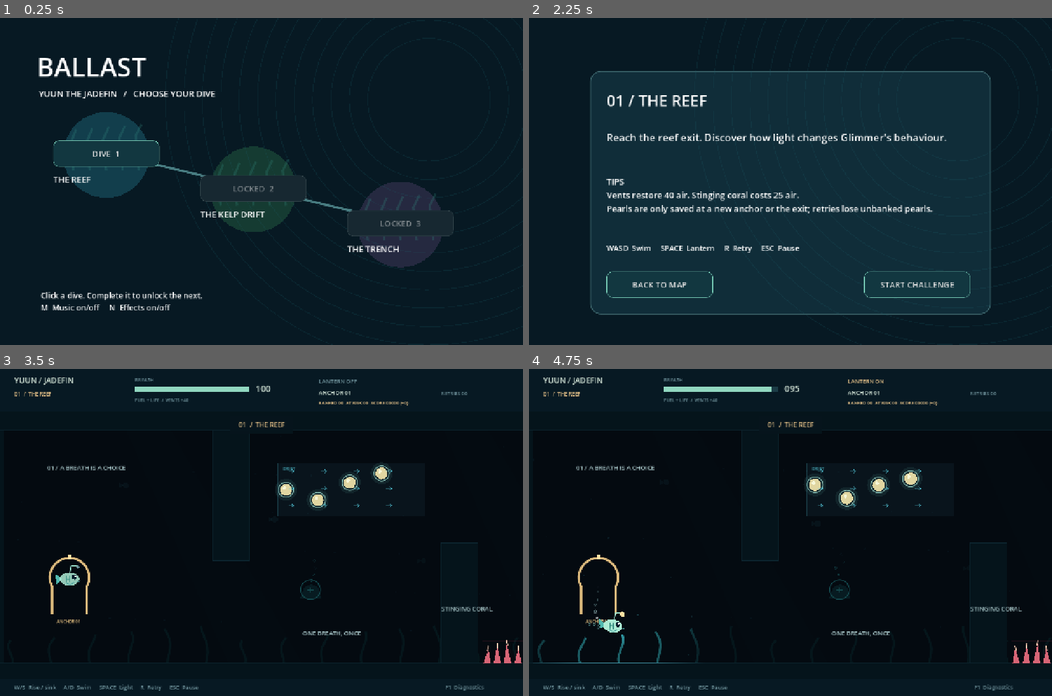
Above: before the commit, frames 1-4 (two rows, left to right).
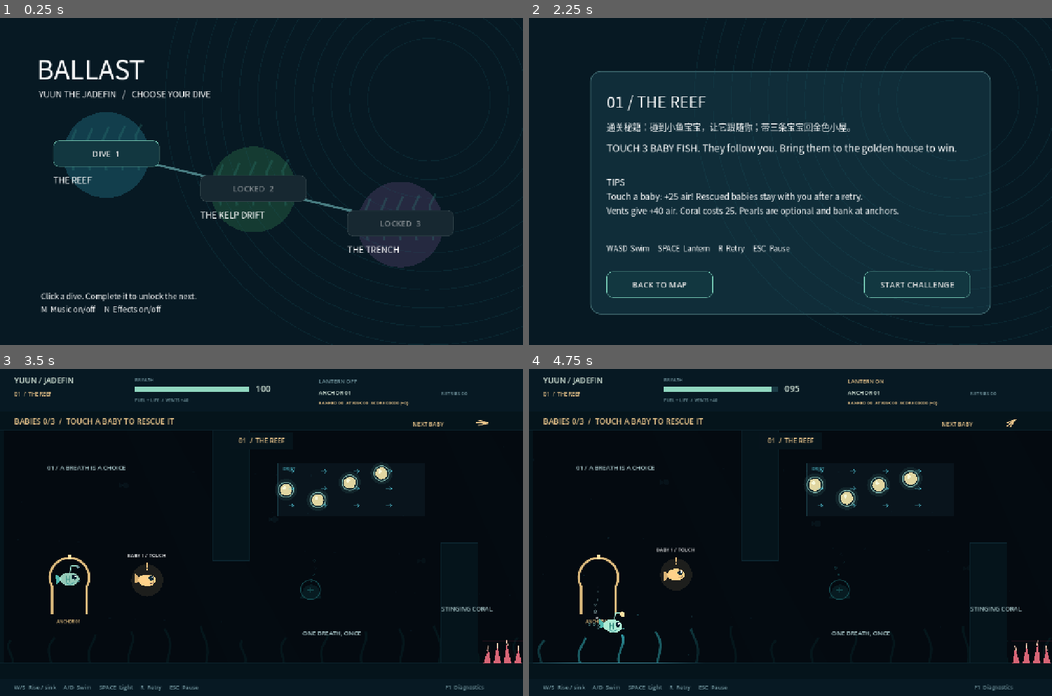
Above: after the commit, the same moments.

Repository: yhan3-ctrl/ballast
Game: Godot game, scene res://scenes/Main.tscn
The game is run twice, just before and just after one commit, with the same random seed, the same clock (stepped at 60 frames per second) and the same inputs. Sound files missing from this copy of the repository are replaced by a short silence.
Inputs:
- Up to frame 1 (0.25 s): no input
- Up to frame 2 (2.25 s): click "DIVE 1" at 0.5 s; click "BACK TO MAP" at 1.25 s; tap A (left) at 2 s; hold D (right) from 2.03 s (still down); hold Enter (start) from 2.03 s (still down)
- Up to frame 3 (3.5 s): release D (right) at 2.75 s; release Enter (start) at 2.75 s; click "START CHALLENGE" at 2.75 s
- Up to frame 4 (4.75 s): hold S (down) 3.53-4.28 s; tap Space (lantern) at 3.6 s; tap Enter (start) at 3.8 s; hold D (right) from 4.28 s (still down); hold Enter (start) from 4.28 s (still down)

The runs differ from the first frame. In frame 1, 2.2% of the frame differs, in the area x 7-77%, y 12-91%; in frame 2, 4.9%, in the area x 14-82%, y 23-73%; in frame 3, 1.2%; in frame 4, 1.2%.

Commit message:
feat: make baby rescue the visible objective and reward flow gliding

Diff:
--- a/project.godot
+++ b/project.godot
@@ -11,7 +11,7 @@
 [application]
 
 config/name="Ballast"
-config/version="0.7.0"
+config/version="0.8.0"
 run/main_scene="res://scenes/Main.tscn"
 config/features=PackedStringArray("4.7", "GL Compatibility")
 config/icon="res://assets/icon.svg"
--- /dev/null
+++ b/scripts/baby_fish.gd
@@ -0,0 +1,34 @@
+extends Node2D
+var rescued: bool = false
+var clock: float = 0.0
+var number: int = 1
+var tint := Color("ffd28a")
+var origin := Vector2.ZERO
+
+func _ready() -> void:
+	origin = position
+	var mat := CanvasItemMaterial.new()
+	mat.light_mode = CanvasItemMaterial.LIGHT_MODE_UNSHADED
+	material = mat
+	z_index = 8
+
+func _process(delta: float) -> void:
+	clock += delta
+	if not rescued:
+		position = origin + Vector2(0, sin(clock * 2.5) * 7)
+	queue_redraw()
+
+func _draw() -> void:
+	var wag := sin(clock * 7) * 5
+	draw_circle(Vector2.ZERO, 39 if not rescued else 22, Color(tint, 0.10))
+	draw_colored_polygon(PackedVector2Array([Vector2(-13, 0), Vector2(-30, -13 + wag), Vector2(-30, 13 + wag)]), tint.darkened(0.15))
+	draw_set_transform(Vector2.ZERO, 0, Vector2(1.25, 0.85))
+	draw_circle(Vector2.ZERO, 17, tint)
+	draw_set_transform(Vector2.ZERO)
+	draw_circle(Vector2(10, -5), 6, Color("102c39"))
+	draw_circle(Vector2(12, -7), 2, Color.WHITE)
+	draw_arc(Vector2(10, 3), 5, 0.1, 2.1, 10, Color("614b48"), 1.5, true)
+	if not rescued:
+		draw_line(Vector2(0, -43), Vector2(0, -32), tint, 3, true)
+		draw_circle(Vector2(0, -26), 2, tint)
+		draw_string(ThemeDB.fallback_font, Vector2(-48, -57), "BABY %d / TOUCH" % number, HORIZONTAL_ALIGNMENT_LEFT, -1, 12, Color.WHITE)
--- a/scripts/chapter_menu.gd
+++ b/scripts/chapter_menu.gd
@@ -1,9 +1,9 @@
 extends Control
 var world
 const TITLES = ["THE REEF", "THE KELP DRIFT", "THE TRENCH"]
-const GOALS = ["Reach the reef exit. Discover how light changes Glimmer's behaviour.", "Cross the kelp. Choose between a current-assisted route and pearl detours.", "Cross the narrow passes, then ride the rising current home."]
+const GOALS = ["TOUCH 3 BABY FISH. They follow you. Bring them to the golden house to win.", "Rescue 3 babies along the upper and lower routes. Bring them to the golden house.", "Find 3 babies in the trench. Ride the rising current and bring them home."]
 const TIPS = [
-	"Vents restore 40 air. Stinging coral costs 25 air.\nPearls are only saved at a new anchor or the exit; retries lose unbanked pearls.",
+	"Touch a baby: +25 air! Rescued babies stay with you after a retry.\nVents give +40 air. Coral costs 25. Pearls are optional and bank at anchors.",
 	"Glide with the current to save air; swimming against it costs more.\nLight attracts Glimmer. Darkness makes it return, but contact is still fatal.",
 	"Use light to draw Glimmer away, then turn it off before passing.\nAir also drains while idle: plan at the pause screen if you need time."
 ]
@@ -18,6 +18,10 @@
 	label.size = size
 	label.autowrap_mode = TextServer.AUTOWRAP_WORD_SMART
 	label.add_theme_font_size_override("font_size", font_size)
+	var ui_font := SystemFont.new()
+	ui_font.font_names = PackedStringArray(["Noto Sans CJK SC", "PingFang SC", "Microsoft YaHei", "Arial"])
+	ui_font.allow_system_fallback = true
+	label.add_theme_font_override("font", ui_font)
 	label.mouse_filter = Control.MOUSE_FILTER_IGNORE
 	add_child(label)
 
@@ -48,9 +52,9 @@
 	if not visible:
 		return
 	if world.finished:
-		label_at("DIVE COMPLETE" if world.test_room else "CHAPTER %d COMPLETE" % (world.level_index + 1), Vector2(200, 170), Vector2(880, 70), 40)
+		label_at("DIVE COMPLETE" if world.test_room else "ALL 3 BABIES ARE HOME!", Vector2(200, 170), Vector2(880, 70), 40)
 		label_at("TIME  %02d:%02d    RETRIES  %d\n\nPEARLS  %d / %d    SCORE  %d" % [int(world.elapsed) / 60, int(world.elapsed) % 60, world.deaths, world.collected_pearls, world.total_pearls, world.score], Vector2(200, 285), Vector2(880, 180), 26)
-		label_at("Practice complete. Try the chapter map." if world.test_room else (["The reef is behind you. The kelp route is now open.", "The kelp is crossed. The trench route is now open.", "Home  …(105 unchanged characters)…
+		label_at("Practice complete. Try the chapter map." if world.test_room else (["Three little fish are safe. The kelp route is now open.", "Three more fish are safe. The trench route is now open.", "Home  …(105 unchanged characters)…
 		button_at("MAP", Vector2(200, 560), world.to_menu)
 		button_at("PLAY AGAIN", Vector2(510, 560), func():
 			if world.test_room:
@@ -62,7 +66,8 @@
 	elif world.intro_chapter >= 0:
 		var chapter: int = world.intro_chapter
 		label_at("%02d / %s" % [chapter + 1, TITLES[chapter]], Vector2(190, 175), Vector2(900, 65), 38)
-		label_at(GOALS[chapter], Vector2(190, 275), Vector2(880, 80), 25)
+		label_at("通关秘籍：碰到小鱼宝宝，让它跟随你；带三条宝宝回金色小屋。", Vector2(190, 250), Vector2(880, 40), 21)
+		label_at(GOALS[chapter], Vector2(190, 300), Vector2(880, 80), 24)
 		label_at("TIPS\n" + TIPS[chapter], Vector2(190, 385), Vector2(880, 145), 21)
 		label_at("WASD  Swim     SPACE  Lantern     R  Retry     ESC  Pause", Vector2(190, 550), Vector2(900, 35), 18)
 		button_at("BACK TO MAP", Vector2(190, 620), world.to_menu)
@@ -95,6 +100,13 @@
 			for j in range(5):
 				var base := center + Vector2(-80 + j * 40, 38)
 				draw_polyline(PackedVector2Array([base, base + Vector2(-8, -65 - j * 5), base + Vector2(6, -100 - j * 3)]), Color(0.2, 0.55, 0.5, 0.25), 5, true)
+	if world.finished and not world.test_room:
+		for i in range(3):
+			var point := Vector2(300 + i * 85, 252)
+			var color: Color = [Color("ffd28a"), Color("ffaaa5"), Color("bcaeff")][i]
+			draw_circle(point, 16, color)
+			draw_colored_polygon(PackedVector2Array([point + Vector2(-12, 0), point + Vector2(-30, -12), point + Vector2(-30, 12)]), color)
+			draw_circle(point + Vector2(7, -4), 4, Color("102c39"))
 	for i in range(12):
 		draw_arc(Vector2(1050, 200), 150 + i * 45, 0, TAU, 100, Color(0.1, 0.35, 0.4, 0.2), 2)
 	if world.menu and world.intro_chapter < 0:
--- /dev/null
+++ b/scripts/home.gd
@@ -0,0 +1,23 @@
+extends Node2D
+var world
+var clock: float = 0.0
+func _ready() -> void:
+	var mat := CanvasItemMaterial.new()
+	mat.light_mode = CanvasItemMaterial.LIGHT_MODE_UNSHADED
+	material = mat
+	z_index = 6
+func _process(delta: float) -> void:
+	clock += delta
+	queue_redraw()
+func _draw() -> void:
+	var ready: bool = world.test_room or world.rescued_babies.size() == 3
+	var gold := Color("ffe2a0")
+	draw_circle(Vector2.ZERO, 79 + sin(clock * 2) * 4, Color(gold, 0.15 if ready else 0.06))
+	draw_rect(Rect2(-45, -20, 90, 70), Color("94663e"))
+	draw_rect(Rect2(-45, -20, 90, 70), gold, false, 3)
+	draw_colored_polygon(PackedVector2Array([Vector2(-65, -20), Vector2(0, -76), Vector2(65, -20)]), gold)
+	draw_rect(Rect2(-19, 7, 38, 43), Color("193b43"))
+	draw_circle(Vector2(-29, -1), 7, gold)
+	draw_circle(Vector2(29, -1), 7, gold)
+	var label := "HOME / COME IN!" if ready else "HOME / FIND 3 BABIES"
+	draw_string(ThemeDB.fallback_font, Vector2(-88, 82), label, HORIZONTAL_ALIGNMENT_LEFT, -1, 15, gold)
--- a/scripts/hud.gd
+++ b/scripts/hud.gd
@@ -35,6 +35,20 @@
 	draw_rect(Rect2(0, 758, 1280, 42), Color("071923"))
 	text(Vector2(35, 784), "W/S  Rise / sink     A/D  Swim     SPACE  Light     R  Retry     ESC  Pause", 14, MUTED)
 	text(Vector2(1090, 784), "F1  Diagnostics", 13, MUTED)
+	if not world.test_room:
+		var count: int = world.rescued_babies.size()
+		text(Vector2(35, 135), "BABIES %d/3  /  %s" % [count, "BRING THEM HOME!" if count == 3 else "TOUCH A BABY TO RESCUE IT"], 19, GOLD)
+		var direction: Vector2 = (world.objective_position() - p.position).normalized()
+		var origin := Vector2(1180, 132)
+		draw_line(origin - direction * 14, origin + direction * 14, GOLD, 3, true)
+		draw_line(origin + direction * 14, origin + direction.rotated(2.5) * 10, GOLD, 3, true)
+		draw_line(origin + direction * 14, origin + direction.rotated(-2.5) * 10, GOLD, 3, true)
+		text(Vector2(1010, 140), "HOME" if count == 3 else "NEXT BABY", 14, GOLD)
+	if p.flow_gliding:
+		text(Vector2(380, 730), "FLOW GLIDE / SAVING AIR / %.1f AIR PER SECOND" % p.drain_rate, 17, Color("a5fff1"))
+	if world.rescue_notice_left > 0:
+		var reward := "+%d AIR" % roundi(world.rescue_air_gain) if world.rescue_air_gain > 0 else "A NEW FRIEND!"
+		text(Vector2(340, 265), "BABY RESCUED!  %s  /  %d OF 3" % [reward, world.rescued_babies.size()], 24, GOLD)
 	if world.combo > 1 and world.combo_left > 0:
 		var scale := 1.0 + minf(world.combo_left, 0.25) * 0.8
 		text(Vector2(1050, 145), "FLOW CHAIN  x%d" % world.combo, int(21 * scale), GOLD)
@@ -49,11 +63,11 @@
 			draw_rect(Rect2(i * 5, 105 + i * 5, 1280 - i * 10, 651 - i * 10), Color(0.64, 0.16, 0.13, opacity), false, 7)
 	if world.notice_left > 0:
 		var size: Vector2 = font.get_string_size(world.notice_text, HORIZONTAL_ALIGNMENT_LEFT, -1, 16)
-		draw_rect(Rect2((1280 - size.x) / 2 - 22, 116, size.x + 44, 42), Color(0.025, 0.08, 0.11, 0.94))
-		text(Vector2((1280 - size.x) / 2, 143), world.notice_text, 16, GOLD)
+		draw_rect(Rect2((1280 - size.x) / 2 - 22, 155, size.x + 44, 42), Color(0.025, 0.08, 0.11, 0.94))
+		text(Vector2((1280 - size.x) / 2, 182), world.notice_text, 16, GOLD)
 	if world.pearl_tutorial_left > 0:
-		draw_rect(Rect2(369, 170, 542, 46), Color(0.025, 0.08, 0.11, 0.96))
-		text(Vector2(406, 199), "AT RISK  —  PEARLS BANK AT THE NEXT ANCHOR", 16, GOLD)
+		draw_rect(Rect2(369, 202, 542, 46), Color(0.025, 0.08, 0.11, 0.96))
+		text(Vector2(406, 231), "AT RISK  —  PEARLS BANK AT THE NEXT ANCHOR", 16, GOLD)
 	if p.dying:
 		text(Vector2(487, 395), p.death_reason.to_upper(), 32, GOLD)
 		text(Vector2(476, 432), "Returning to your last anchor...", 18)
--- a/scripts/player.gd
+++ b/scripts/player.gd
@@ -27,6 +27,7 @@
 var trail_clock: float = 0.0
 var swim_burst: float = 0.0
 var in_current: bool = false
+var flow_gliding: bool = false
 var death_reason: String = "Air exhausted"
 
 func _ready() -> void:
@@ -112,6 +113,7 @@
 					opposing = true
 				if flow.kind == "RIP":
 					rip_dir = flow.flow_direction
+	flow_gliding = in_current and direction.is_zero_approx() and not up_held and not down_held and velocity.dot(force) > 100.0
 	drain_rate = calculate_drain(direction, up_held, down_held, opposing)
 	air = maxf(0.0, air - drain_rate * delta)
 	if air <= 0.0:
@@ -129,7 +131,7 @@
 		if along < 45.0:
 			velocity += rip_dir * (45.0 - along)
 	move_and_slide()
-	if is_instance_valid(world) and velocity.length() > 90.0 and trail_clock >= 0.09:
+	if is_instance_valid(world) and velocity.length() > 90.0 and trail_clock >= (0.035 if flow_gliding else 0.09):
 		trail_clock = 0.0
 		world.spawn_trail(global_position - velocity.normalized() * 20.0, -velocity.normalized() * 18.0)
 	if absf(direction.x) > 0.01:
@@ -170,6 +172,7 @@
 	if dying:
 		return
 	death_reason = reason
+	flow_gliding = false
 	dying = true
 	death_left = 1.5
 	lantern_on = false
@@ -184,6 +187,7 @@
 	rotation = 0
 	air = MAX_AIR
 	drain_rate = 0.0
+	flow_gliding = false
 	dying = false
 	lantern_on = false
 	death_left = 0.0
@@ -209,6 +213,8 @@
 	draw_line(Vector2(0, -12), Vector2(4, -33), Color("9de4d0"), 2, true)
 	draw_line(Vector2(4, -33), Vector2(19, -32 + wiggle), Color("9de4d0"), 2, true)
 	draw_circle(Vector2(20, -30 + wiggle), 6 if lantern_on else 3, Color("ffe1a3") if lantern_on else Color("6b9299"))
+	if flow_gliding:
+		draw_arc(Vector2.ZERO, 30, 0.6, 5.7, 32, Color("a5fff1"), 2.5, true)
 	if velocity.length() > 80.0:
 		for i in range(3):
 			draw_circle(Vector2(-35 - i * 11, 8 + sin(clock * 5 + i) * 8), 3.5 - i * 0.6, Color(0.55, 0.92, 0.9, 0.45), false, 1.4, true)
--- a/scripts/world.gd
+++ b/scripts/world.gd
@@ -1,5 +1,7 @@
 extends Node2D
 
+const BabyFish = preload("res://scripts/baby_fish.gd")
+const Home = preload("res://scripts/home.gd")
 const Player = preload("res://scripts/player.gd")
 const Flow = preload("res://scripts/current_area.gd")
 const Vent = preload("res://scripts/vent.gd")
@@ -55,7 +57,7 @@
 var effects_muted: bool = false
 var event_players: Array[AudioStreamPlayer] = []
 var sound_last_ms: Dictionary = {}
-const EVENT_LEVELS = {"pearl": -14.0, "vent": -10.0, "checkpoint": -9.0, "complete": -8.0, "toggle": -18.0, "contact": -10.0, "drown": -11.0, "heartbeat": -15.0, "return": -13.0}
+const EVENT_LEVELS = {"pearl": -14.0, "vent": -10.0, "checkpoint": -9.0, "complete": -8.0, "toggle": -18.0, "contact": -10.0, "drown": -11.0, "heartbeat": -15.0, "return": -13.0, "rescue": -8.0, "glide": -19.0}
 var exit_settled: bool = false
 var chapter_menu
 var intro_chapter: int = -1
@@ -64,6 +66,12 @@
 var save_warning: String = ""
 var save_enabled: bool = true
 var save_path_override: String = ""
+var babies: Array = []
+var rescued_babies: Array = []
+var follow_trail: Array[Vector2] = []
+var rescue_notice_left: float = 0.0
+var rescue_air_gain: float = 0.0
+var glide_cue_left: float = 0.0
 var score: int = 0
 var collected_pearls: int = 0
 var total_pearls: int = 0
@@ -84,7 +92,7 @@
 func _ready() -> void:
 	process_mode = Node.PROCESS_MODE_ALWAYS
 	setup_input()
-	for sound in ["vent", "checkpoint", "toggle", "drown", "contact", "complete", "heartbeat", "pearl", "return", "music"]:
+	for sound in ["vent", "checkpoint", "toggle", "drown", "contact", "complete", "heartbeat", "pearl", "return", "rescue", "glide", "music"]:
 		var path: String = "res://assets/audio/" + sound + ".wav"
 		if ResourceLoader.exists(path):
 			sound_streams[sound] = load(path)
@@ -194,7 +202,7 @@
 		return
 	unlocked_chapter = clampi(int(config.get_value("progress", "unlocked", 0)), 0, 2)
 	for i in range(3):
-		var value = config.get_value("times", str(i), 0.0)
+		var value = config.get_value("rescue_times", str(i), 0.0)
 		if (value is float or value is int) and is_finite(float(value)) and float(value) > 0:
 			best_times[i] = float(value)
 
@@ -204,9 +212,10 @@
 	var path := progress_path()
 	DirAccess.make_dir_recursive_absolute(ProjectSettings.globalize_path(path.get_base_dir()))
 	var config := ConfigFile.new()
+	config.load(path)
 	config.set_value("progress", "unlocked", unlocked_chapter)
 	for i in range(3):
-		config.set_value("times", str(i), best_times[i])
+		config.set_value("rescue_times", str(i), best_times[i])
 	if config.save(path) != OK:
 		save_warning = "Progress could not be saved; this session remains playable."
 
@@ -314,6 +323,10 @@
 	player = Player.new()
 	player.world = self
 	world_layer.add_child(player)
+	babies.clear()
+	rescued_babies.clear()
+	follow_trail.clear()
+	rescue_notice_left = 0.0
 	spawn_point = checkpoints[0].position
 	player.reset_at(spawn_point)
 	tutorial_origin = spawn_point
@@ -327,6 +340,23 @@
 	world_layer.add_child(camera)
 	camera.make_current()
 	exit_point = Vector2(width - 140, 270 if not test_room and level_index == 2 else 500)
+	var home_marker = Home.new()
+	home_marker.world = self
+	home_marker.position = exit_point
+	world_layer.add_child(home_marker)
+	if not test_room:
+		var locations: Array = [
+			[Vector2(360, 510), Vector2(2400, 285), Vector2(4150, 300)],
+			[Vector2(790, 245), Vector2(2310, 615), Vector2(4210, 245)],
+			[Vector2(720, 510), Vector2(2700, 345), Vector2(4530, 290)]
+		]
+		for point in locations[level_index]:
+			var baby = BabyFish.new()
+			baby.position = point
+			baby.number = babies.size() + 1
+			baby.tint = [Color("ffd28a"), Color("ffaaa5"), Color("bcaeff")][babies.size()]
+			world_layer.add_child(baby)
+			babies.append(baby)
 	notify("TEST DIVE  /  CORE + LIGHT LAB" if test_room else "%02d  /  %s" % [level_index + 1, title_names[level_index]])
 	queue_redraw()
 
@@ -378,8 +408,8 @@
 			else:
 				add_sign(Vector2(offset + 90, 235), "03 / LIGHT CHANGES THINGS", "SPACE: lantern on / off. Approach the enclosure.\nLight attracts the Glimmer; darkness releases it.")
 				add_glimmer(Rect2(offset + 570, 170, 370, 200), seg, true)
-				add_sign(Vector2(offset + 620, 470), "WATCH IT RESPOND", "Light on: wait for approach.\nLight off: watch it return. Then the gate opens.")
-				observation_gate = add_wall(Rect2(offset + 1370, 150, 28, 570), true)
+				add_sign(Vector2(offset + 620, 470), "WATCH IT RESPOND", "Light brings it closer.\nDarkness lets it return. This one is friendly.")
+				# The exit is now gated by visible rescue progress, not a hidden observation flag.
 		elif level_index == 1:
 			# Alternating islands make the optional upper route different in each room.
 			var island_y: float = [340.0, 400.0, 315.0][seg]
@@ -605,6 +635,9 @@
 		if creature.segment == active_checkpoint:
 			creature.reset_creature()
 	player.reset_at(spawn_point)
+	follow_trail.clear()
+	for baby in rescued_babies:
+		baby.position = spawn_point
 	respawn_pending = false
 	play_sound("return")
 	notify("BACK AT ANCHOR  /  %s  /  %d PEARLS LOST" % [last_reason.to_upper(), lost_pearls])
@@ -619,9 +652,50 @@
 	notify("LIGHT DRAWS THEM IN. DARKNESS LETS THEM GO.")
 	play_sound("checkpoint")
 
+func try_rescue_baby(baby: Node2D) -> bool:
+	if not running or paused or player.dying or respawn_pending or baby not in babies or baby.rescued:
+		return false
+	if player.position.distance_to(baby.position) > 48:
+		return false
+	var query := PhysicsRayQueryParameters2D.create(player.global_position, baby.global_position, 1)
+	if not get_world_2d().direct_space_state.intersect_ray(query).is_empty():
+		return false
+	baby.rescued = true
+	rescued_babies.append(baby)
+	var before: float = player.air
+	player.refill(25.0)
+	rescue_air_gain = player.air - before
+	rescue_notice_left = 3.0
+	spawn_burst(baby.position, baby.tint, 24)
+	play_sound("rescue")
+	return true
+
+func objective_position() -> Vector2:
+	for baby in babies:
+		if not baby.rescued:
+			return baby.position
+	return exit_point
+
+func update_rescue(delta: float) -> void:
+	rescue_notice_left = maxf(0.0, rescue_notice_left - delta)
+	glide_cue_left = maxf(0.0, glide_cue_left - delta)
+	for baby in babies:
+		try_rescue_baby(baby)
+	if follow_trail.is_empty() or follow_trail[0].distance_to(player.position) >= 4:
+		follow_trail.push_front(player.position)
+		if follow_trail.size() > 110:
+			follow_trail.pop_back()
+	for i in range(rescued_babies.size()):
+		if not follow_trail.is_empty():
+			rescued_babies[i].position = follow_trail[mini((i + 1) * 12, follow_trail.size() - 1)]
+	if player.flow_gliding and glide_cue_left <= 0.0:
+		play_sound("glide")
+		glide_cue_left = 3.0
+
 func _physics_process(delta: float) -> void:
 	if not running or paused or finished or not is_instance_valid(player):
 		return
+	update_rescue(delta)
 	elapsed += delta
 	segment_time += delta
 	if tutorial_active and player.position.distance_to(tutorial_origin) > 65.0:
@@ -636,7 +710,7 @@
 	if player.position.y > 900 or player.position.x < -150:
 		request_respawn("Out of bounds")
 	if not exit_settled and not player.dying and not respawn_pending and player.position.distance_to(exit_point) < 65:
-		if level_index == 0 and not test_room and not observation_complete:
+		if not test_room and rescued_babies.size() < 3:
 			return
 		exit_settled = true
 		settle_segment("exit")
@@ -738,11 +812,6 @@
 		for j in range(8):
 			points.append(Vector2(x + sin(visual_clock * 0.7 + j * 0.5 + i) * j * 2, 720 - j * (8 + i % 6)))
 		draw_polyline(points, Color("163d43"), 5, true)
-	var pulse: float = sin(visual_clock * 2) * 3
-	draw_arc(exit_point, 48 + pulse, 0, TAU, 50, Color("e7c486"), 2, true)
-	for i in range(3):
-		draw_circle(exit_point + Vector2((i - 1) * 23, -8 if i == 1 else 6), 13, Color("e9d6ae"))
-		draw_circle(exit_point + Vector2((i - 1) * 23 + 3, -11 if i == 1 else 3), 4, Color("fff1ce"))
 	for particle in fx_particles:
 		var alpha: float = particle.life / particle.max_life
 		draw_circle(particle.position, particle.size * (0.5 + alpha * 0.5), Color(particle.color, alpha * 0.8), false, 1.5, true)
--- /dev/null
+++ b/tests/test_rescue.gd
@@ -0,0 +1,81 @@
+extends SceneTree
+const World = preload("res://scripts/world.gd")
+var failures := 0
+var checks := 0
+func _initialize() -> void:
+	call_deferred("run")
+func check(ok: bool, label: String) -> void:
+	checks += 1
+	print("PASS: " if ok else "FAIL: ", label)
+	if not ok: failures += 1
+func run() -> void:
+	var world = World.new()
+	root.add_child(world)
+	world.start_chapter(0)
+	world.set_physics_process(false)
+	for actor in world.world_layer.get_children():
+		actor.set_physics_process(false)
+	await physics_frame
+	await physics_frame
+	check(world.babies.size() == 3, "chapter starts with three recognizable babies")
+	check(world.observation_gate == null, "old invisible observation prerequisite has no gate")
+	world.player.position = world.exit_point
+	world._physics_process(0.0)
+	check(not world.finished, "reaching home without three babies does not win")
+	var baby = world.babies[0]
+	world.player.position = baby.position
+	world.player.air = 40.0
+	check(world.try_rescue_baby(baby), "touching baby rescues it")
+	check(world.player.air == 65.0 and world.rescue_air_gain == 25, "first rescue rewards 25 air")
+	check(not world.try_rescue_baby(baby) and world.player.air == 65, "repeat touch cannot farm air")
+	world.respawn()
+	check(world.rescued_babies.size() == 1 and baby.rescued, "rescued baby survives checkpoint retry")
+	check(baby.position == world.spawn_point, "rescued baby reunites at respawn")
+	baby = world.babies[1]
+	world.player.position = baby.position
+	world.player.dying = true
+	check(not world.try_rescue_baby(baby), "dying player cannot rescue")
+	world.player.dying = false
+	world.set_paused(true)
+	check(not world.try_rescue_baby(baby), "paused game cannot rescue")
+	world.set_paused(false)
+	world.player.air = 95
+	check(world.try_rescue_baby(baby) and world.player.air == 100 and world.rescue_air_gain == 5, "rescue caps air and reports actual gain")
+	baby = world.babies[2]
+	world.player.position = baby.position
+	check(world.try_rescue_baby(baby), "full-air player can still rescue last baby")
+	check(world.objective_position() == world.exit_point, "all rescued switches objective to home")
+	world.player.position = world.exit_point
+	world.observation_complete = false
+	world._physics_process(0.0)
+	check(world.finished, "bringing babies home wins without water-creature gate")
+	var saved_score: int = world.score
+	world._physics_process(1.0)
+	check(world.score == saved_score, "home settlement cannot duplicate")
+	world.start_chapter(0)
+	world.set_physics_process(false)
+	for actor in world.world_layer.get_children():
+		actor.set_physics_process(false)
+	await physics_frame
+	await physics_frame
+	check(world.rescued_babies.is_empty(), "whole-chapter replay starts a fresh rescue")
+	world.add_wall(Rect2(460, 420, 10, 60))
+	baby = world.babies[0]
+	baby.set_process(false)
+	baby.position = Vector2(480, 450)
+	world.player.position = Vector2(445, 450)
+	await physics_frame
+	await physics_frame
+	check(not world.try_rescue_baby(baby), "nearby baby cannot be rescued through a solid wall")
+	world.player.position = world.currents[0].rect.get_center()
+	world.player.velocity = world.currents[0].flow_direction * 140
+	world.player.use_test_input = true
+	world.player.test_input = Vector2.ZERO
+	world.player._physics_process(1.0 / 60.0)
+	check(world.player.flow_gliding and world.player.drain_rate == 0.5, "hands-off flow visibly signals baseline-only drain")
+	world.player.test_input = Vector2.RIGHT
+	world.player._physics_process(1.0 / 60.0)
+	check(not world.player.flow_gliding, "active thrust stops free-glide feedback")
+	print("RESULT: %d rescue checks, %d failures" % [checks, failures])
+	world.free()
+	quit(1 if failures else 0)
--- a/tests/test_routes.gd
+++ b/tests/test_routes.gd
@@ -39,6 +39,7 @@
 		var points: Array = []
 		for cp in world.checkpoints: points.append(cp.position)
 		for vent in world.vents: points.append(vent.position)
+		for baby in world.babies: points.append(baby.position)
 		points.append(world.exit_point)
 		var clear := true
 		for point in points:
--- a/tests/test_runner.gd
+++ b/tests/test_runner.gd
@@ -221,6 +221,9 @@
 	world.respawn()
 	check(near(world.elapsed, 45.0), "checkpoint retry retains chapter elapsed time")
 	world.observation_complete = true
+	for baby in world.babies:
+		baby.rescued = true
+		world.rescued_babies.append(baby)
 	world.player.position = world.exit_point
 	world._physics_process(0.0)
 	check(world.finished and world.level_index == 0 and not world.running, "chapter exit waits at settlement instead of auto-advancing")
@@ -232,12 +235,18 @@
 	check(world.score == 0 and world.deaths == 0 and near(world.elapsed, 0.0), "whole-chapter replay resets attempt statistics")
 	world.elapsed = 60.0
 	world.observation_complete = true
+	for baby in world.babies:
+		baby.rescued = true
+		world.rescued_babies.append(baby)
 	world.player.position = world.exit_point
 	world._physics_process(0.0)
 	check(near(world.best_times[0], 45.0), "slower replay preserves personal best")
 	world.open_chapter(1)
 	world.start_chapter(1)
 	world.elapsed = 52.0
+	for baby in world.babies:
+		baby.rescued = true
+		world.rescued_babies.append(baby)
 	world.player.position = world.exit_point
 	world._physics_process(0.0)
 	check(world.unlocked_chapter == 2 and near(world.best_times[1], 52.0), "chapter two completion unlocks chapter three")
Not shown, added: assets/audio/glide.wav.import
Not shown, added: assets/audio/rescue.wav.import
Not shown, changed: export_presets.cfg
Not shown, added: scripts/baby_fish.gd.uid
Not shown, added: scripts/home.gd.uid
Not shown, added: tests/test_rescue.gd.uid
Not shown, changed: GDD.md
Not shown, changed: PLAYTEST.md
Not shown, changed: README.md
Not shown, added: assets/audio/glide.wav
Not shown, added: assets/audio/rescue.wav
Not shown, changed: docs/FINAL-REVIEW.md
(and 1 more such lines)
